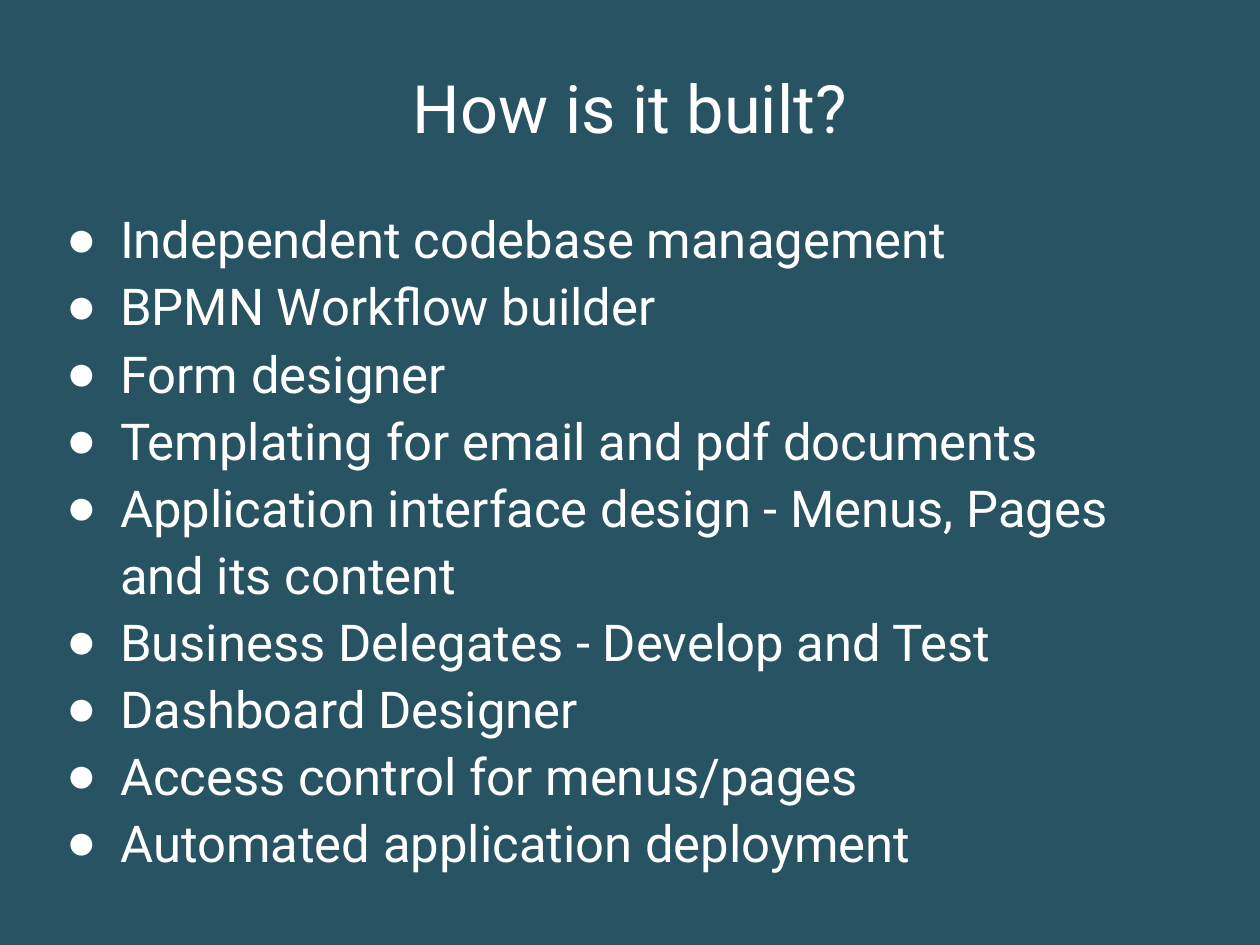
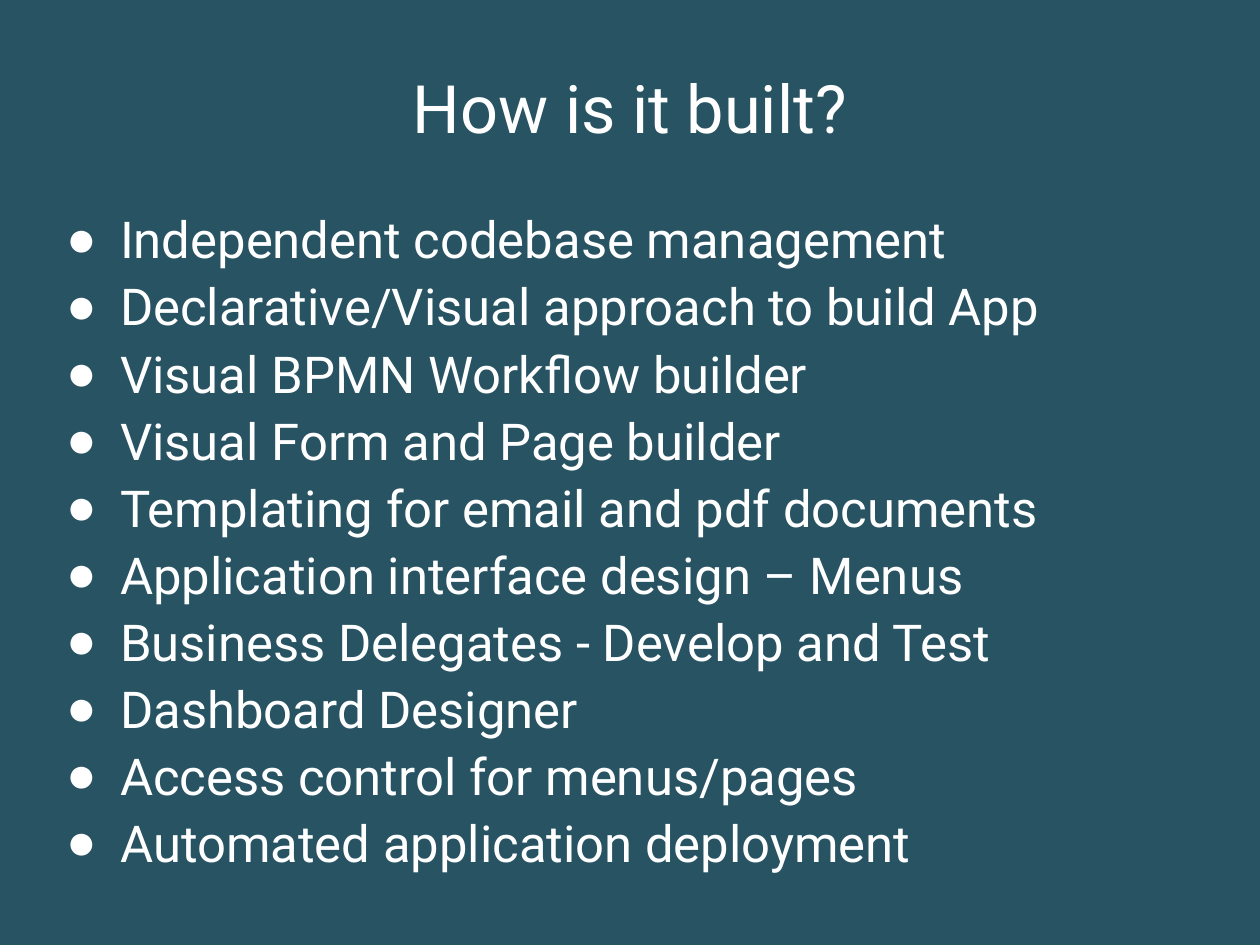
Before and after one commit to vijayeox/jenkinsdemo-API, a slide deck: slide 9 of Docs/EOX Application Development.pptx. Drawn at 1260x945 pixels with LibreOffice and Linux fonts; fonts in the diff are those of the drawing; background and template pictures are left out. Boxes give left, top, right and bottom in pixels: in the first picture for what was removed or moved away, otherwise in the second. Text is boxed around its words. In the diff, an @@ line names an element or a change of style, - is before the commit and + after.

Commit message:
Minor edits to update the app builder components and features

```diff
--- a/Docs/EOX Application Development.pptx
+++ b/Docs/EOX Application Development.pptx
@@ text at <box>120,287,1039,471</box>: text changed @@
-● BPMN Workflow builder
-● Form designer
+● Declarative/Visual approach to build App
+● Visual BPMN Workflow builder
+● Visual Form and Page builder
@@ text at <box>120,555,964,605</box>: text changed @@
-● Application interface design - Menus, Pages and its content
+● Application interface design – Menus
```
Also in this commit, not shown: 2 other slides changed, 2 slides added, 1 slide removed.
